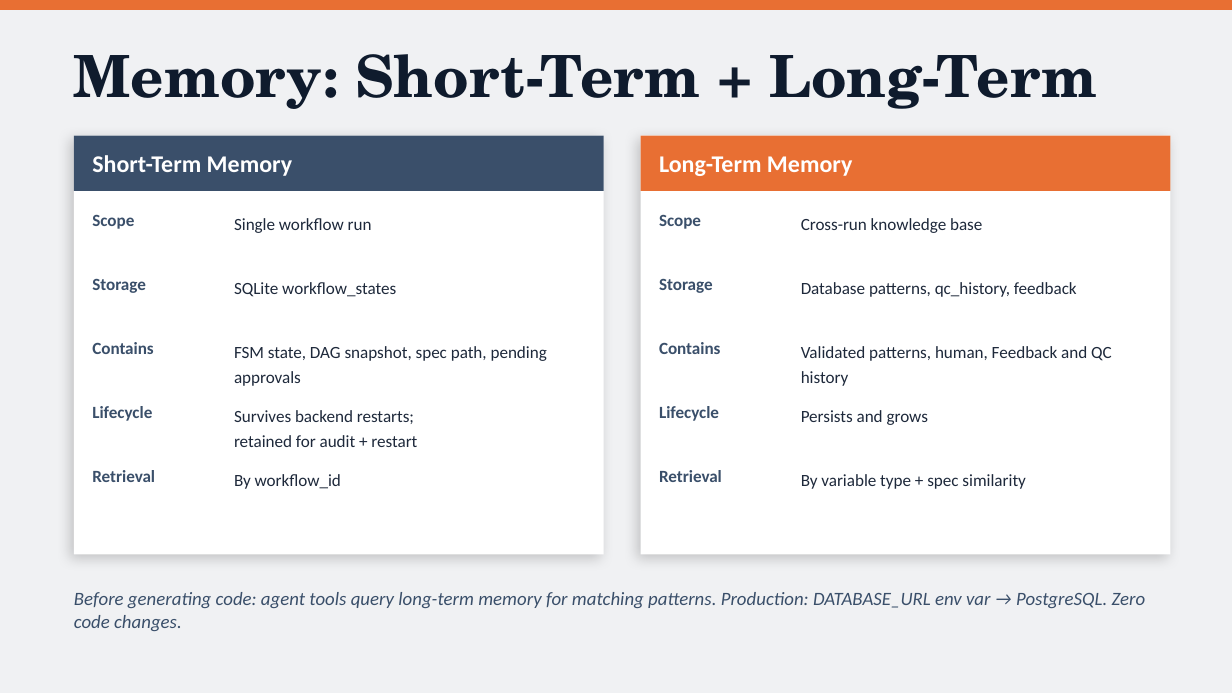
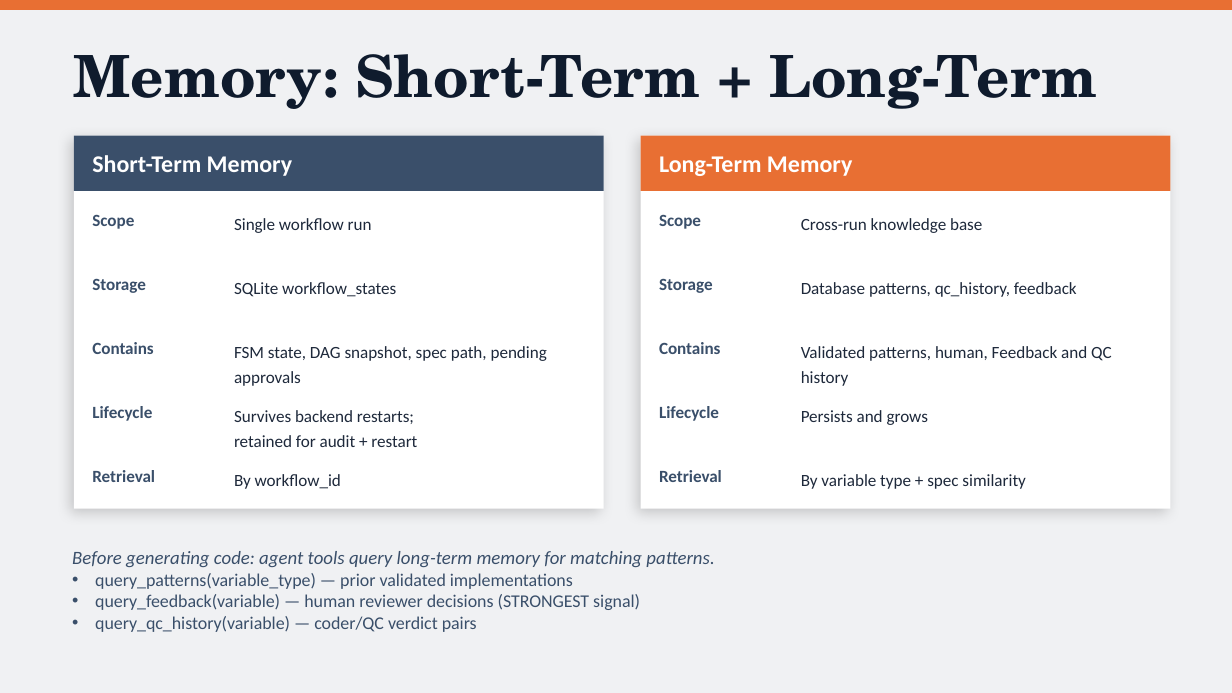
Before and after one commit to matt-grain/pharma-derive, a slide deck: slide 15 of presentation/CDDE_Presentation.pptx (slide 12 before the commit). Drawn at 1232x693 pixels with LibreOffice and Linux fonts; fonts in the diff are those of the drawing. Boxes give left, top, right and bottom in pixels: in the first picture for what was removed or moved away, otherwise in the second. Text is boxed around its words. In the diff, an @@ line names an element or a change of style, - is before the commit and + after.

```diff
--- a/presentation/CDDE_Presentation.pptx
+++ b/presentation/CDDE_Presentation.pptx
@@ rectangle: place and size @@
-rectangle at (74,136,604,554)
+rectangle at (74,136,604,509)
@@ rectangle: place and size @@
-rectangle at (641,136,1170,554)
+rectangle at (641,136,1170,509)
@@ text at (72,551,714,632): text changed; size 11 to 10.5 pt; italic off @@
-Before generating code: agent tools query long-term memory for matching patterns. Production: DATABASE_URL env var → PostgreSQL. Zero code changes.
+Before generating code: agent tools query long-term memory for matching patterns.
+• query_patterns(variable_type) — prior validated implementations
+• query_feedback(variable) — human reviewer decisions (STRONGEST signal)
+• query_qc_history(variable) — coder/QC verdict pairs
```
Also in this commit, not shown: 12 other slides changed, 1 slide added, 1 other file.
